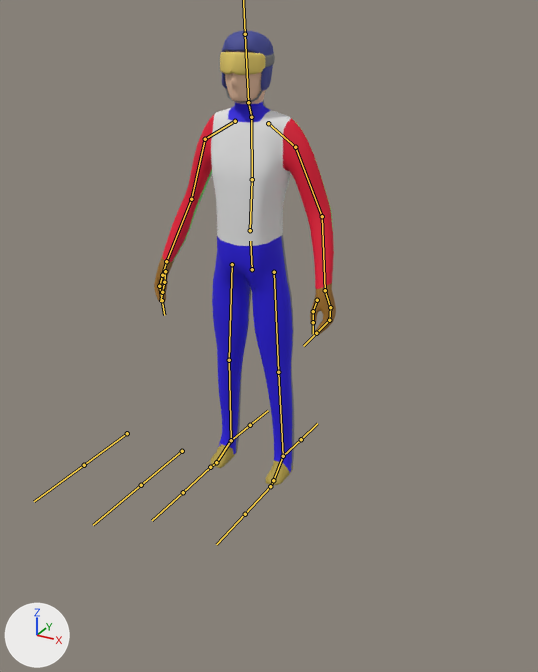
One commit to the FBX model Assets/Models/Characters/jumper.fbx: the scene before it, then after it.
Camera for both pictures: a camera (50 mm lens) standing at (1.33, -2.27, 1.75) and looking at (0.21, -0.24, 0.73). Every picture has the same lights, and +X, +Y and +Z are marked at lower left. The bones that bend it are drawn over the model as lines.

The first picture shows 'Cube', 'Goggles', 'Helmet'.
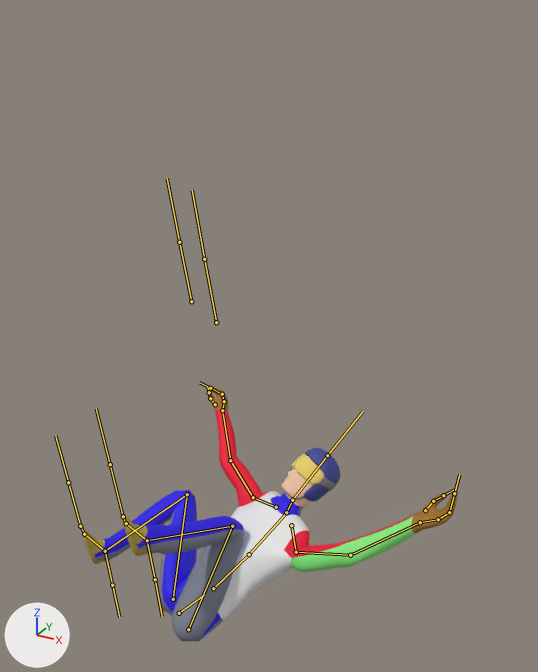
The newer file adds an action. The first version stands in its rest pose; the second is drawn at frame 1 of the action 'Armature|StruggleL2L2Crash'.

What differs and where, as boxes [x1, y1, x2, y2] in the pictures (538 x 672 px):
'Cube', posed (106% wider, 41% shorter): before [154, 51, 336, 485]; after [81, 386, 457, 642]
'Helmet', posed (11% wider, 27% shorter): before [222, 30, 274, 103]; after [282, 448, 340, 501]
'Goggles', posed (18% narrower, 54% taller): before [220, 52, 275, 75]; after [292, 454, 337, 490]
bone 'Hips', root to tip: before (252, 269) to (250, 241); after (179, 613) to (204, 595)
bone 'Spine', root to tip: before (250, 230) to (252, 179); after (213, 588) to (249, 554)
bone 'Shoulder.L', root to tip: before (268, 123) to (295, 147); after (291, 525) to (296, 552)
bone 'Upper Arm.L', root to tip: before (295, 147) to (322, 216); after (296, 552) to (350, 555)
bone 'Lower Arm.L', root to tip: before (322, 216) to (325, 290); after (350, 555) to (420, 522)
bone 'Shoulder.R', root to tip: before (235, 121) to (205, 139); after (276, 507) to (253, 497)
bone 'Upper Arm.R', root to tip: before (205, 139) to (191, 199); after (253, 497) to (230, 460)
bone 'Lower Arm.R', root to tip: before (191, 199) to (166, 261); after (230, 460) to (222, 410)
bone 'Upper Leg.L', root to tip: before (274, 272) to (278, 372); after (188, 629) to (232, 526)
bone 'Lower Leg.L', root to tip: before (278, 372) to (283, 456); after (232, 526) to (147, 540)
bone 'Foot.L', root to tip: before (283, 456) to (273, 480); after (147, 540) to (126, 523)
bone 'Upper Leg.R', root to tip: before (232, 264) to (229, 360); after (173, 599) to (187, 494)
bone 'Lower Leg.R', root to tip: before (229, 360) to (231, 440); after (187, 494) to (105, 551)
bone 'Foot.R', root to tip: before (231, 440) to (216, 462); after (105, 551) to (84, 534)
bone 'Leg IK.L', root to tip: before (283, 456) to (301, 439); after (147, 540) to (155, 579)
bone 'Leg IK.R', root to tip: before (231, 440) to (250, 425); after (105, 551) to (112, 585)

The edits, one by one:
Bone 'Hips' (bone_hips) moves from (0.0, 0.0, 0.0) to (0.005, -1.132, 0.663).
Bone 'Hips' (bone_hips) turns from (0, 0, 0) to (-74, -36, 7) degrees about its own x, y and z.
Bone 'Spine' (bone_spine) turns from (0, 0, 0) to (22, 0, 0) degrees about its own x, y and z.
Bone 'Shoulder.L' (bone_shoulder_l) turns from (0, 0, 0) to (-2, 0, 10) degrees about its own x, y and z.
Bone 'Upper Arm.L' (bone_upper_arm_l) turns from (0, 0, 0) to (27, -82, 66) degrees about its own x, y and z.
Bone 'Lower Arm.L' (bone_lower_arm_l) turns from (0, 0, 0) to (5, -40, 23) degrees about its own x, y and z.
Bone 'Shoulder.R' (bone_shoulder_r) turns from (0, 0, 0) to (-2, 0, -10) degrees about its own x, y and z.
Bone 'Upper Arm.R' (bone_upper_arm_r) turns from (0, 0, 0) to (12, -5, -67) degrees about its own x, y and z.
Bone 'Lower Arm.R' (bone_lower_arm_r) turns from (0, 0, 0) to (-20, 1, -33) degrees about its own x, y and z.
Bone 'Upper Leg.L' (bone_upper_leg_l) turns from (0, 0, 0) to (140, -19, 25) degrees about its own x, y and z.
Bone 'Lower Leg.L' (bone_lower_leg_l) turns from (0, 0, 0) to (-97, -18, -16) degrees about its own x, y and z.
Bone 'Foot.L' (bone_foot_l) turns from (0, 0, 0) to (-32, -23, 9) degrees about its own x, y and z.
Bone 'Upper Leg.R' (bone_upper_leg_r) turns from (0, 0, 0) to (73, 57, -61) degrees about its own x, y and z.
Bone 'Lower Leg.R' (bone_lower_leg_r) turns from (0, 0, 0) to (-44, 51, 98) degrees about its own x, y and z.
Bone 'Foot.R' (bone_foot_r) turns from (0, 0, 0) to (1, -11, -18) degrees about its own x, y and z.
Bone 'Leg IK.L' (bone_leg_ik_l) moves from (0.0, 0.0, 0.0) to (-0.102, -0.771, 0.044).
Bone 'Leg IK.L' (bone_leg_ik_l) turns from (0, 0, 0) to (-83, -1, -37) degrees about its own x, y and z.
Bone 'Leg IK.R' (bone_leg_ik_r) moves from (0.0, 0.0, 0.0) to (-0.188, -0.609, -0.238).
Bone 'Leg IK.R' (bone_leg_ik_r) turns from (0, 0, 0) to (-83, -1, -37) degrees about its own x, y and z.
